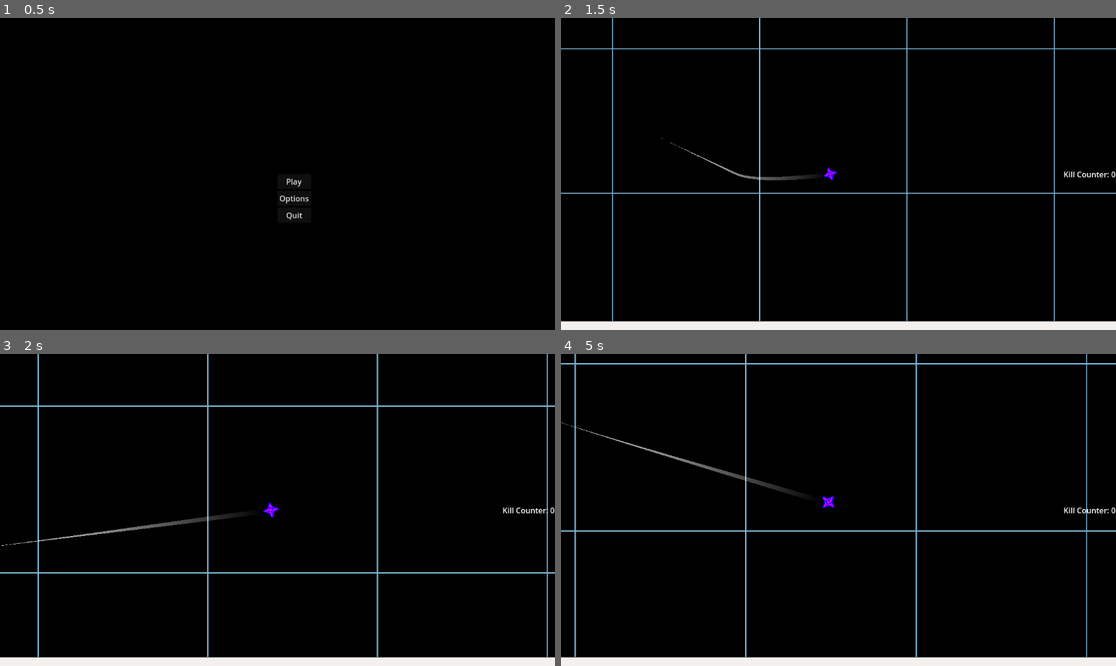
Above: before the commit, frames 1-4 (two rows, left to right).
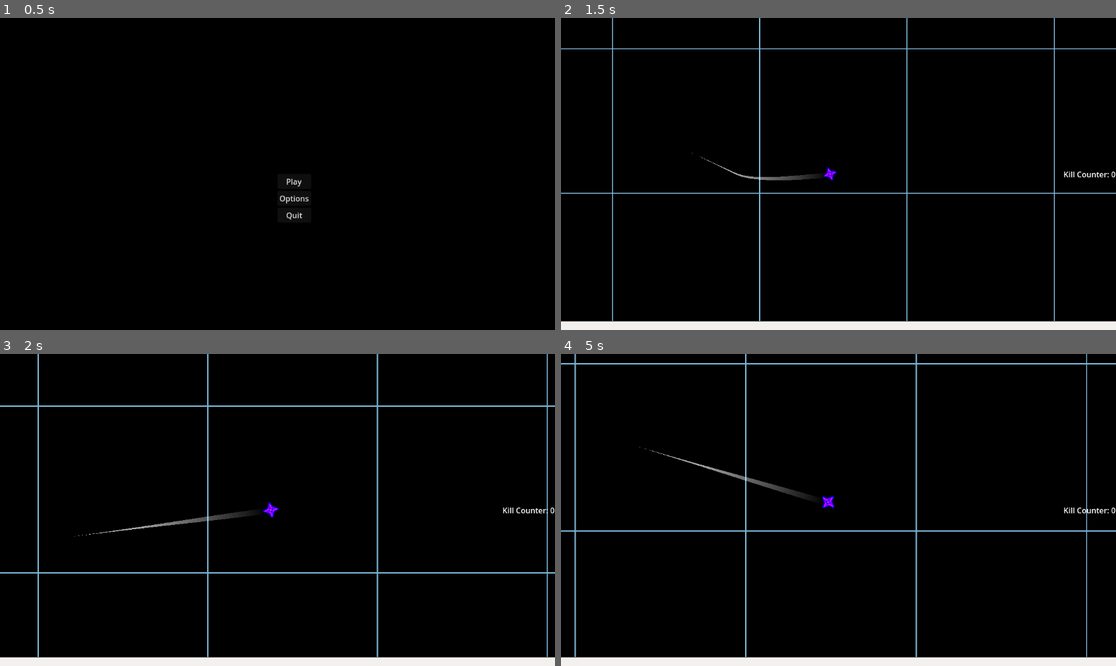
Above: after the commit, the same moments.

Repository: HazarBakir/void_blade
Game: Godot game, scene res://Scenes/main_menu.tscn
Two runs of this game, one before a commit and one after it. Both use one fixed random seed, a clock stepped at 60 frames per second and the inputs below. The engine's default icon, where the game draws it, is replaced by a stand-in: a white triangle on a blue panel in a dark square.
Inputs (mouse positions are in pixels of both pictures, inside the frame that each line leads up to):
- Up to frame 1 (0.5 s): no input
- Up to frame 2 (1.5 s): click "Play" at 0.5 s; move the mouse to (960, 158) at 1.27 s; press the mouse at (960, 158) at 1.28 s
- Up to frame 3 (2 s): no input
- Up to frame 4 (5 s): move the mouse to (727, 525) at 2.02 s; release the mouse at (727, 525) at 2.03 s; click (727, 525) at 2.1 s; move the mouse to (894, 441) at 2.77 s; press the mouse at (894, 441) at 2.78 s; move the mouse to (810, 572) at 3.52 s; release the mouse at (810, 572) at 3.53 s; click (810, 572) at 3.6 s; move the mouse to (1005, 556) at 4.27 s; press the mouse at (1005, 556) at 4.28 s

Frame 1 is identical in both runs. In frame 2, less than 0.1% of the frame differs, in the area x 18-45%, y 38-53%; in frame 3, 0.3%; in frame 4, 0.3%, in the area x 0-45%, y 21-47%.

Commit message:
prototype is ready

Diff:
--- a/Scenes/enemy_lvl_1_ranger.tscn
+++ b/Scenes/enemy_lvl_1_ranger.tscn
@@ -43,7 +43,7 @@
 script = ExtResource("1_rrurh")
 
 [node name="HealthComponent" parent="." instance=ExtResource("2_cipht")]
-MAX_HEALTH = 20.0
+MAX_HEALTH = 10.0
 
 [node name="HitboxComponent" parent="." node_paths=PackedStringArray("health_component") instance=ExtResource("3_p86u8")]
 health_component = NodePath("../HealthComponent")
--- a/Scripts/Player/Components/PlayerCombatComponent.gd
+++ b/Scripts/Player/Components/PlayerCombatComponent.gd
@@ -3,15 +3,16 @@
 
 var player: CharacterBody2D
 var is_attacking: bool = false
+var attack_damage: float = 10.0
 
-var attack_damage: float = 10.0
-var self_damage: float = 10.0
+@onready var line = get_node_or_null("../Sprite2D/Line2D")
+
 
 func setup(player_ref: CharacterBody2D) -> void:
 	player = player_ref
 
 func update_combat(delta: float) -> void:
-	update_attack_state()
+		update_attack_state()
 
 func update_attack_state() -> void:
 	is_attacking = Input.is_action_pressed("move_mouse")
--- a/Scripts/Player/health.gd
+++ b/Scripts/Player/health.gd
@@ -2,6 +2,7 @@
 @export var health_component: HealthComponent
 @onready var damage_bar: ProgressBar = $DamageBar
 @onready var timer: Timer = $Timer
+
 var tween: Tween
 var prev_health: float
 
--- a/Scripts/Player/trail_line.gd
+++ b/Scripts/Player/trail_line.gd
@@ -1,9 +1,18 @@
 extends Line2D
+
 var previous_position: Vector2
 var fade_timer: float = 0.0
 var is_fading: bool = false
 var fade_speed: float = 2.0
 var points_alpha: Array = []
+
+var max_stamina: float = 25.0
+var min_stamina: float = 0.0
+var current_stamina: float = 25.0
+var attack_cost: float = 2.5
+var stamina_refill: float = 5
+
+@onready var player_combat = get_node_or_null("../../PlayerCombatComponent")
 
 func _ready():
 	await get_parent().ready
@@ -11,29 +20,39 @@
 	set_as_top_level(true)
 
 func _process(delta: float):
+	print(current_stamina)
+	if player_combat and player_combat.is_attacking and current_stamina > min_stamina:
+		if current_stamina <= min_stamina + 0.1:
+			player_combat.is_attacking = false
+		current_stamina = max(min_stamina, current_stamina - attack_cost * delta * 2.5)
+	elif player_combat and not player_combat.is_attacking and current_stamina < max_stamina:
+		current_stamina = min(max_stamina, current_stamina + stamina_refill * delta * 2.5)
+
+
+
 	var current_position = get_parent().global_position
-
 	if current_position != previous_position:
 		is_fading = false
 		fade_timer = 0.0
 
 		add_point(current_position)
 		points_alpha.append(1.0)
+		previous_position = current_position
+	else:
+		is_fading = true
 
-		if points.size() > 30:
+	var max_points = current_stamina
+	while points.size() > max_points and points.size() > 2:
 			remove_point(0)
 			points_alpha.remove_at(0)
 
-		previous_position = current_position
-	else:
-		is_fading = true
 
 	if is_fading:
 		fade_timer += delta
 		apply_fade(delta)
 
 func apply_fade(delta: float):
-	if points_alpha.size() == 0:
+	if points_alpha.is_empty():
 		return
 
 	for i in range(points_alpha.size()):
--- a/scenes/player.tscn
+++ b/scenes/player.tscn
@@ -147,7 +147,7 @@
 top_level = true
 z_index = -1
 points = PackedVector2Array(0, 0)
-width = 7.5
+width = 9.0
 width_curve = SubResource("Curve_qhqgy")
 default_color = Color(0.684667, 0.14, 1, 1)
 gradient = SubResource("Gradient_qhqgy")
